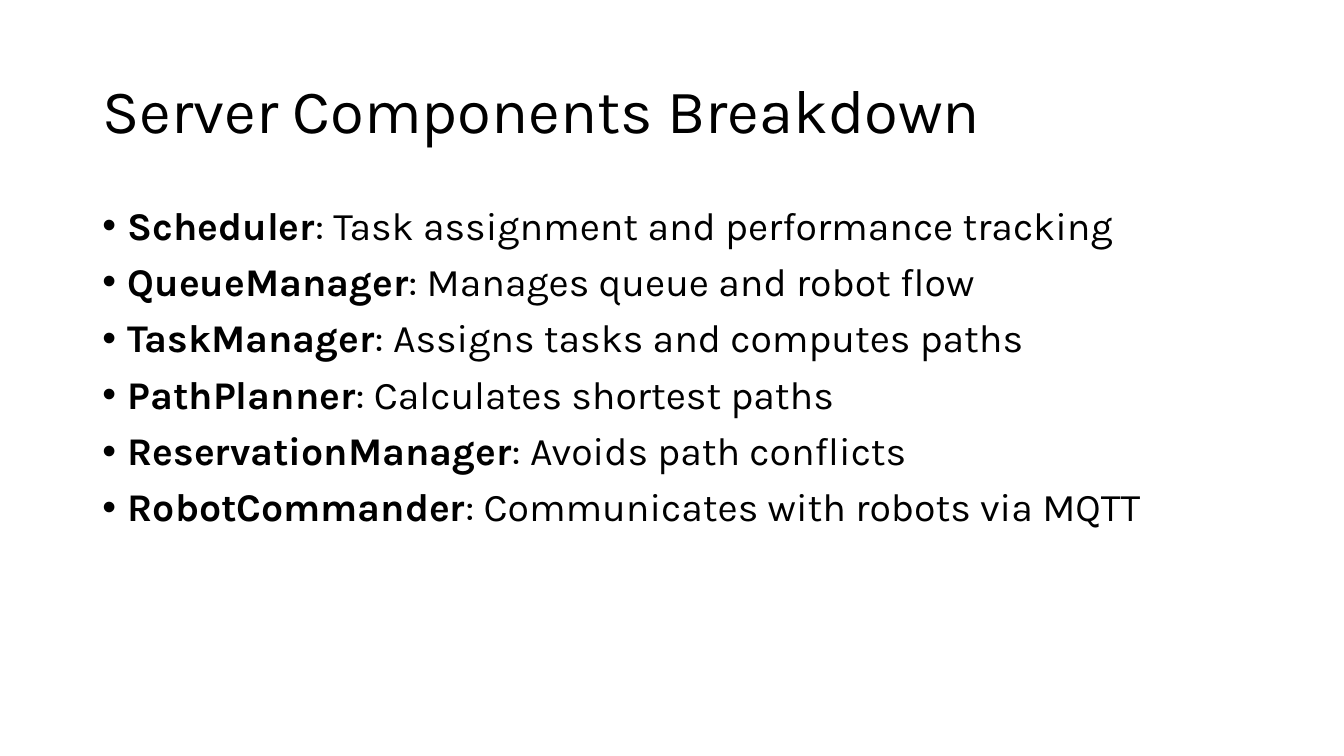
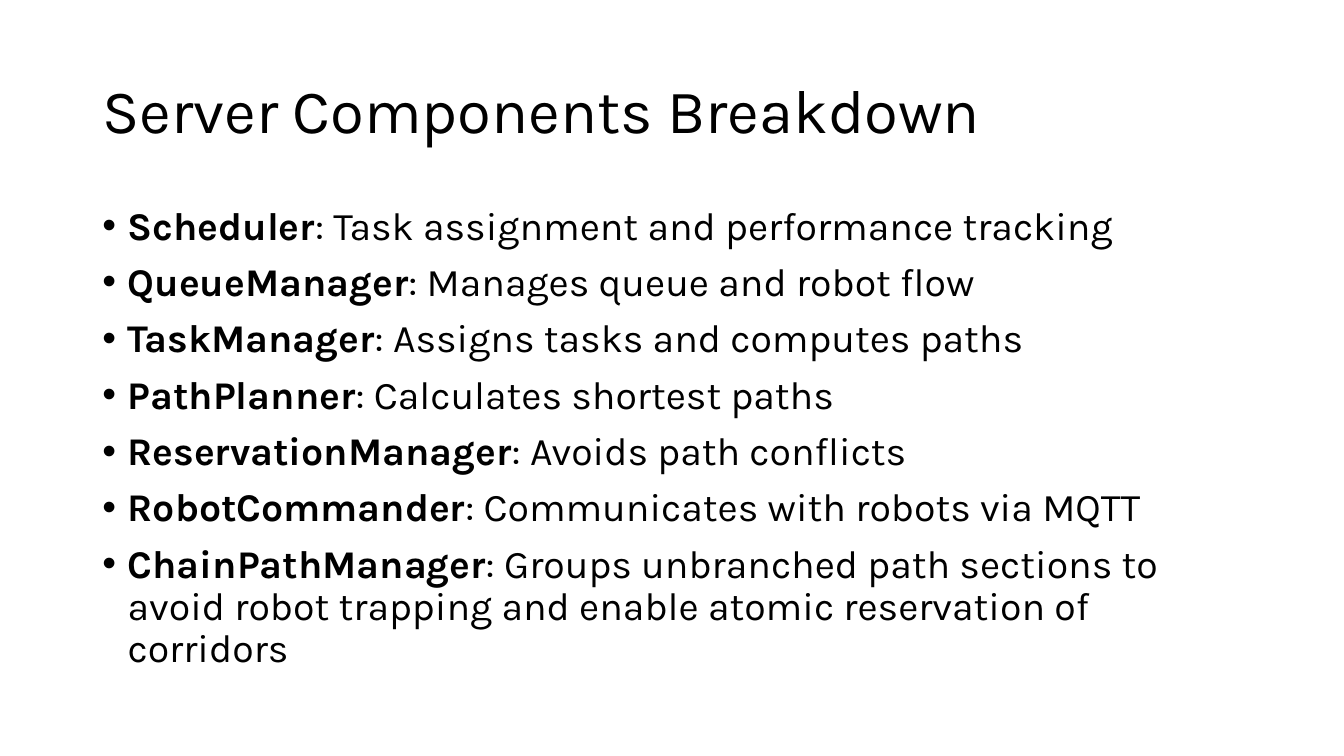
Before and after one commit to EbbeWertzStudentUH/Cyber_Project, a slide deck: slide 5 of SEIS.pptx. Drawn at 1344x756 pixels with LibreOffice and Linux fonts; fonts in the diff are those of the drawing. Boxes give left, top, right and bottom in pixels: in the first picture for what was removed or moved away, otherwise in the second. Text is boxed around its words. In the diff, an @@ line names an element or a change of style, - is before the commit and + after.

Commit message:
powerpoint

```diff
--- a/SEIS.pptx
+++ b/SEIS.pptx
@@ text at [128, 550, 1158, 663]: paragraph added @@
+• ChainPathManager: Groups unbranched path sections to avoid robot trapping and enable atomic reservation of corridors
```
